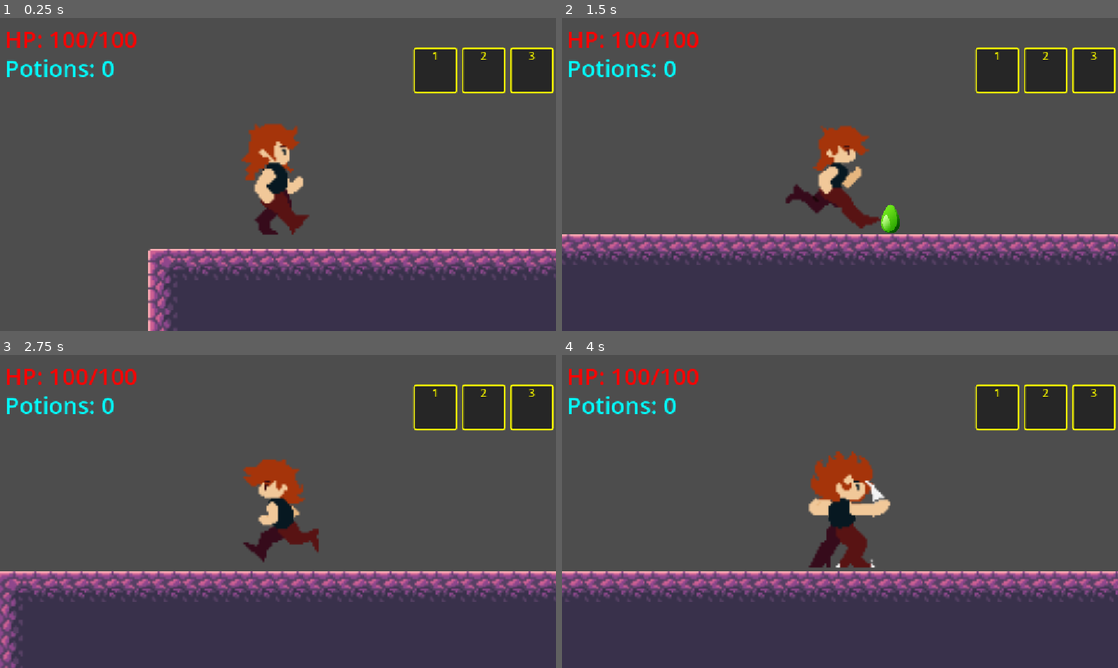
Above: before the commit, frames 1-4 (two rows, left to right).
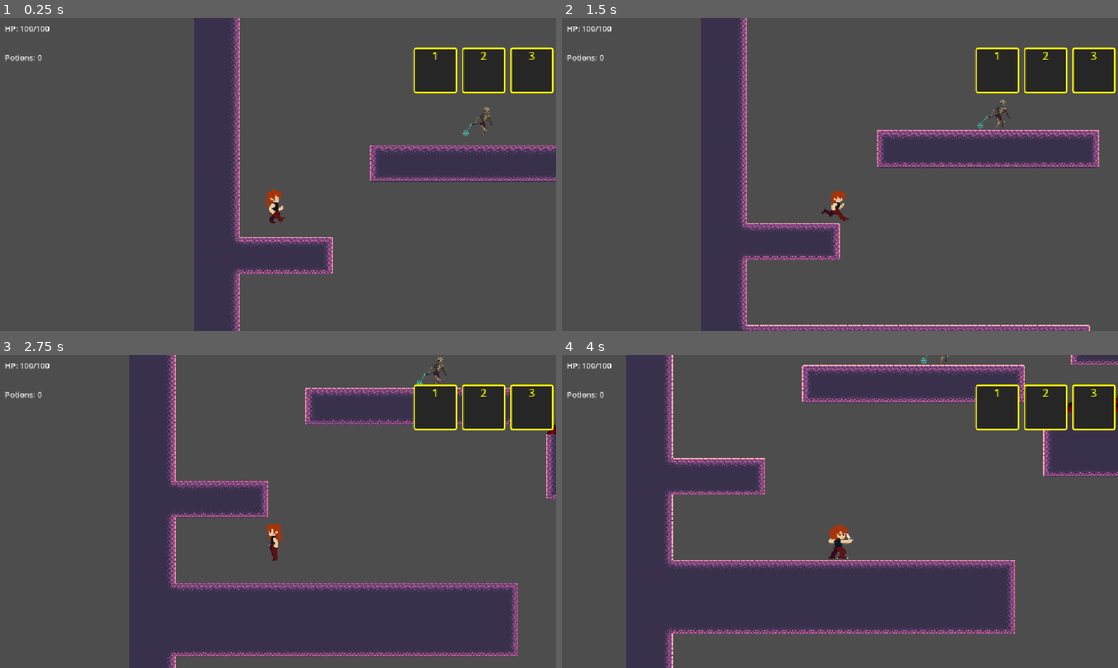
Above: after the commit, the same moments.

Repository: asher-nyu/Alchemy
Game: Godot game, scene res://level_3.tscn
Same seed, same stepped clock (60 frames per second), same inputs: the game is played once before the commit and once after it. This scene is started directly instead of the project's main scene. Sound files missing from this copy of the repository are replaced by a short silence.
Inputs (mouse positions are in pixels of both pictures, inside the frame that each line leads up to):
- Up to frame 1 (0.25 s): no input
- Up to frame 2 (1.5 s): tap Enter (ui_accept) at 0.5, 0.77 s; move the mouse to (962, 158) at 0.52 s; hold 1 0.53-1.28 s; hold Right (ui_right) from 0.53 s (still down); click (962, 158) at 0.67 s; move the mouse to (728, 190) at 1.27 s; tap 2 at 1.35 s
- Up to frame 3 (2.75 s): tap Enter (ui_accept) at 1.52 s; move the mouse to (333, 442) at 2.02 s; release Right (ui_right) at 2.03 s; hold Left (ui_left) from 2.03 s (still down); hold 3 from 2.03 s (still down)
- Up to frame 4 (4 s): move the mouse to (812, 574) at 2.77 s; release Left (ui_left) at 2.78 s; release 3 at 2.78 s; hold Right (ui_right) from 2.78 s (still down); tap Keypad Enter at 2.85 s; click (812, 574) at 2.92 s; tap Enter (ui_accept) at 3.02, 3.77 s; move the mouse to (1006, 558) at 3.52 s; hold 1 from 3.53 s (still down)

The runs differ from the first frame. In frame 1, 30% of the frame differs, in the area x 0-100%, y 0-100%; in frame 2, 41%; in frame 3, 29%; in frame 4, 40%.
Error before the commit: Invalid call. Nonexistent function 'get_hitbox_rect' in base 'CharacterBody2D (player.gd)'. (res://drop.gd:48)

Commit message:
Completed Level 3 design with poison drips and full level layout.

Diff:
--- a/level_3.tscn
+++ b/level_3.tscn
@@ -394,7 +394,7 @@
 layer_0/tile_data = PackedInt32Array(3866624, 65536, 13, 3932160, 65536, 13, 3997696, 65536, 13, 4063232, 65536, 13, 41 …(127714 unchanged characters)…
 
 [node name="Player" parent="." instance=ExtResource("4_ghrvs")]
-position = Vector2(9869, 4745)
+position = Vector2(567, 3013)
 scale = Vector2(4, 4)
 
 [node name="Camera2D3" type="Camera2D" parent="Player"]
--- a/player.gd
+++ b/player.gd
@@ -27,9 +27,9 @@
 const POTION_COOLDOWN = 0.3
 
 @onready var animated_sprite = $AnimatedSprite2D
-@onready var camera = $Camera2D2
-@onready var health_label = $Camera2D2/UI/HealthLabel
-@onready var potion_label = $Camera2D2/UI/PotionLabel
+@onready var camera = $Camera2D3
+@onready var health_label = $Camera2D3/UI/HealthLabel
+@onready var potion_label = $Camera2D3/UI/PotionLabel
 
 func _ready():
 
@@ -311,3 +311,8 @@
 		var sound_length = hero_death_sound.stream.get_length()
 		await get_tree().create_timer(sound_length).timeout
 		get_tree().change_scene_to_file("res://GameOverScreen.tscn")
+
+func get_hitbox_rect() -> Rect2:
+	# Simple rectangular hitbox for the player
+	var size = Vector2(50, 80)  # Adjust if needed
+	return Rect2(global_position - size * 0.5, size)
